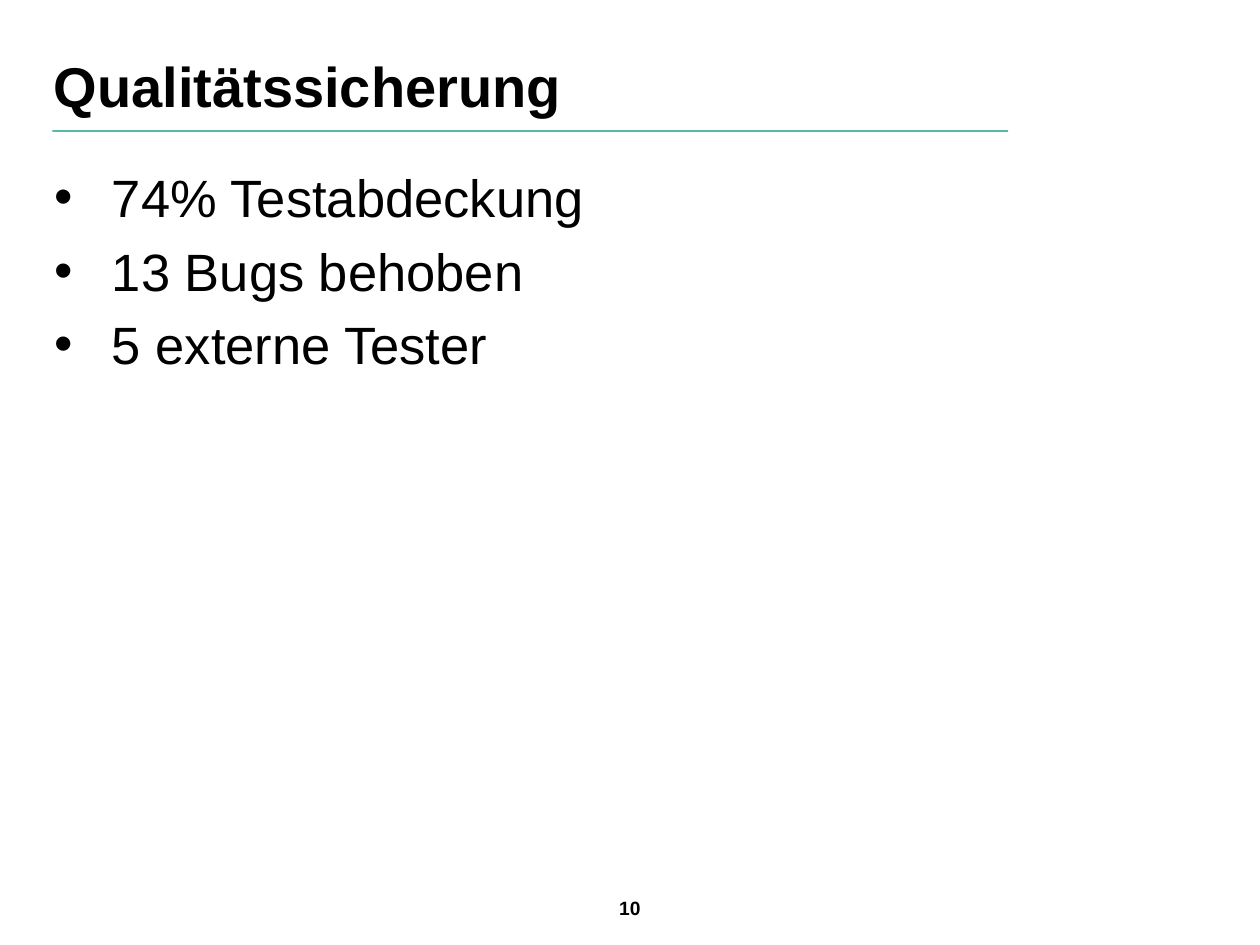
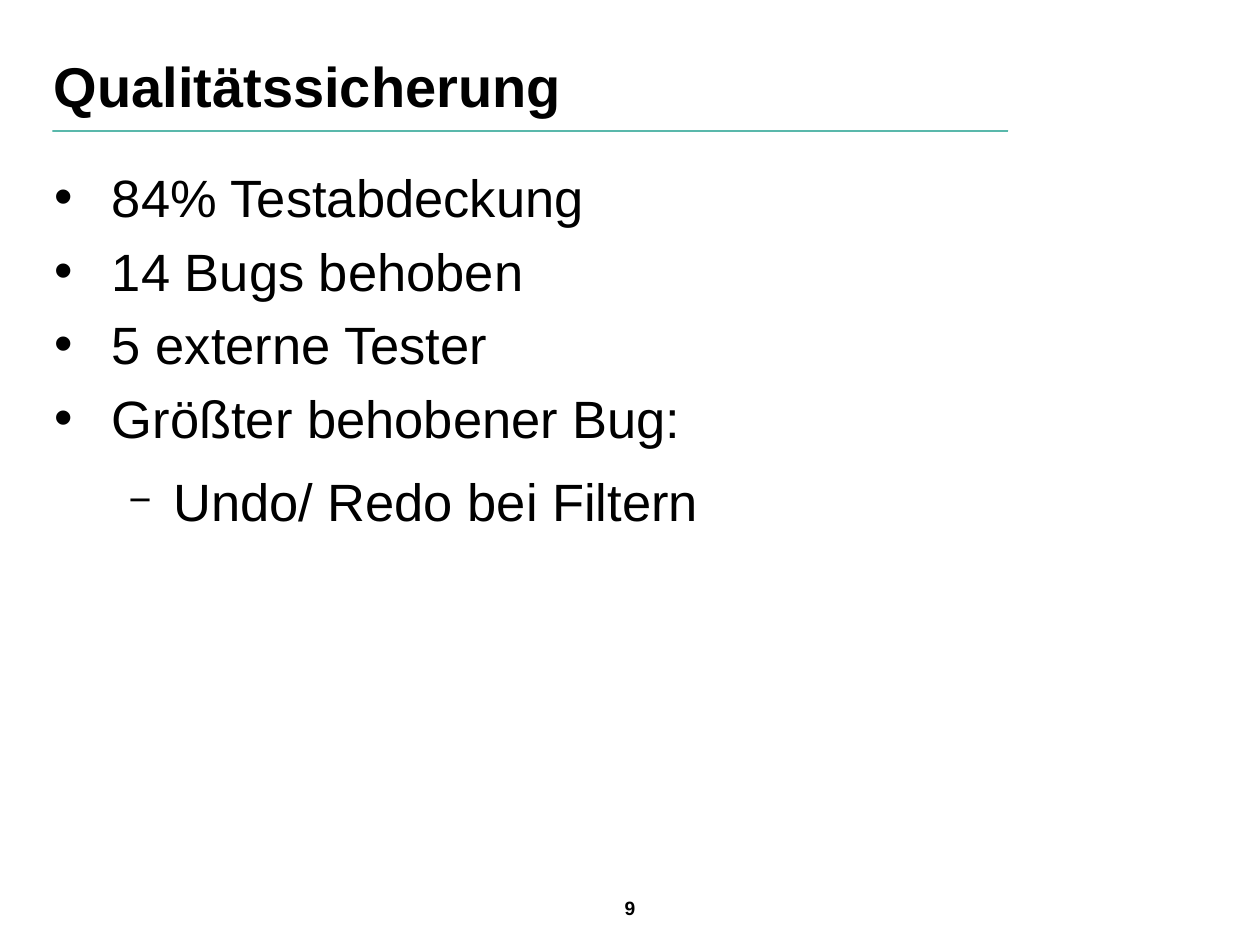
Before and after one commit to SuppenGeist/pse-ws1516-videoencoder-ta, a slide deck: slide 9 of Präsentation/Präsentation.odp (slide 10 before the commit). Drawn at 1260x945 pixels with LibreOffice and Linux fonts; fonts in the diff are those of the drawing; background and template pictures are left out. Boxes give left, top, right and bottom in pixels: in the first picture for what was removed or moved away, otherwise in the second. Text is boxed around its words. In the diff, an @@ line names an element or a change of style, - is before the commit and + after.

Commit message:
Improve presentation

```diff
--- a/Präsentation/Präsentation.odp
+++ b/Präsentation/Präsentation.odp
@@ text at <box>112,179,584,302</box>: text changed @@
-• 74% Testabdeckung
-• 13 Bugs behoben
+• 84% Testabdeckung
+• 14 Bugs behoben
@@ text at <box>112,400,698,522</box>: paragraphs added @@
+• Größter behobener Bug:
+  − Undo/ Redo bei Filtern
@@ page number at <box>625,901,636,915</box>: text changed @@
-10
+9
```
Also in this commit, not shown: 7 other slides changed, 2 slides added, 1 slide removed.
